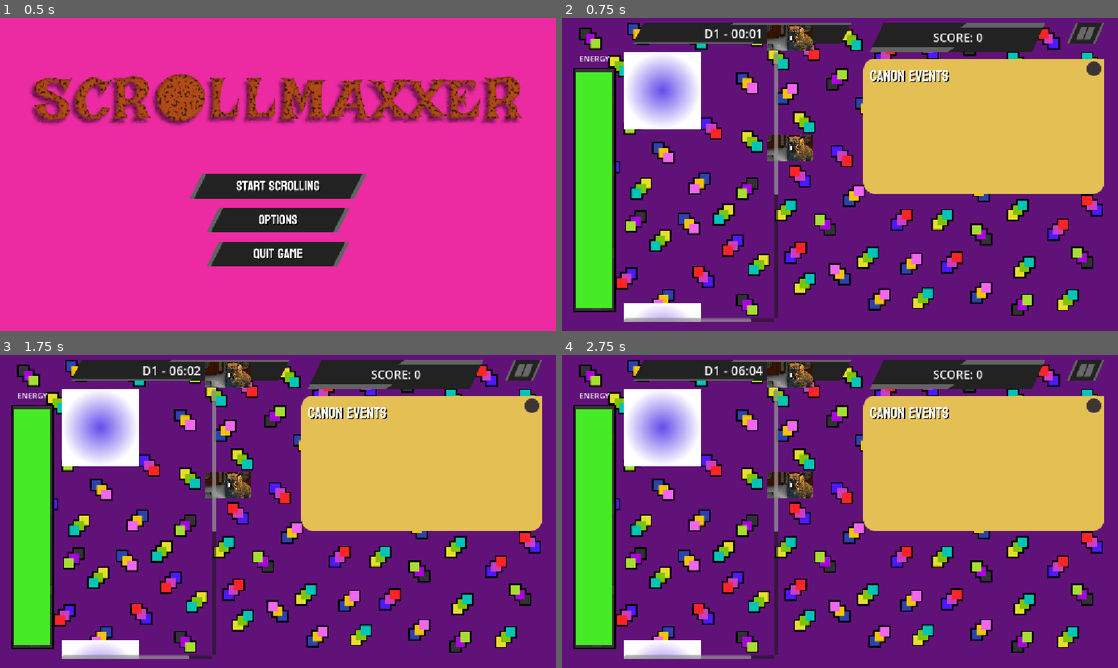
Above: before the commit, frames 1-4 (two rows, left to right).
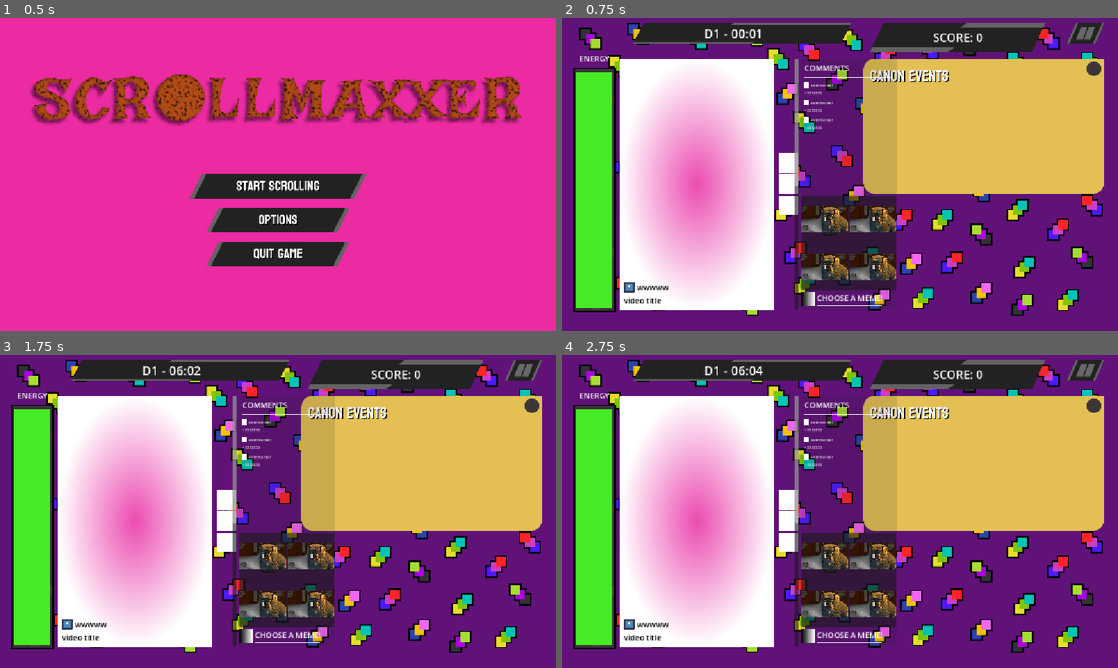
Above: after the commit, the same moments.

Repository: shi-reker/ScrollMaxxer
Game: Godot game, scene res://Scenes/main_menu.tscn
Same seed, same stepped clock (60 frames per second), same inputs: the game is played once before the commit and once after it. The engine's default icon, where the game draws it, is replaced by a stand-in: a white triangle on a blue panel in a dark square.
Inputs (mouse positions are in pixels of both pictures, inside the frame that each line leads up to; where the layout moved, square brackets give the same spot in the first picture):
- Up to frame 1 (0.5 s): no input
- Up to frame 2 (0.75 s): click (840, 187) at 0.5 s
- Up to frame 3 (1.75 s): click (261, 555) [227, 373] at 1.25 s
- Up to frame 4 (2.75 s): click (873, 555) [789, 486] at 2 s

Frame 1 is identical in both runs. In frame 2, 34% of the frame differs, in the area x 10-61%, y 2-98%; in frame 3, 34%; in frame 4, 34%.
Error before the commit: Invalid call. Nonexistent function 'reload_memes' in base 'Nil'. (res://scripts/main/main.gd:107)
Error after the commit: Invalid access to property or key 'name' on a base object of type 'Nil'. (res://scripts/memes/meme_manager.gd:73)

Commit message:
content panel

Diff:
--- a/Scenes/content.tscn
+++ b/Scenes/content.tscn
@@ -1,8 +1,19 @@
 [gd_scene format=3 uid="uid://bc1fpwucmlmhr"]
 
 [ext_resource type="Script" uid="uid://b03rga3wdym70" path="res://scripts/contents/content.gd" id="1_fy1iq"]
-[ext_resource type="Resource" uid="uid://qac03c6nd7sc" path="res://resources/contents/jjk_slander.tres" id="2_wcxcf"]
-[ext_resource type="Texture2D" uid="uid://deijkxq0btwek" path="res://assets/tai_lung_computer.jpg" id="3_7skcx"]
+[ext_resource type="Resource" uid="uid://d1ueg12sba8bk" path="res://resources/contents/blue.tres" id="2_7skcx"]
+[ext_resource type="Texture2D" uid="uid://bdtxubpj2gsv0" path="res://assets/temp_content_sprite.tres" id="3_51eih"]
+[ext_resource type="Texture2D" uid="uid://cki8ckya4n6we" path="res://icon.svg" id="4_7skcx"]
+
+[sub_resource type="StyleBoxFlat" id="StyleBoxFlat_g4v7s"]
+bg_color = Color(0.13333334, 0.13333334, 0.13333334, 0.13333334)
+corner_radius_top_left = 10
+corner_radius_top_right = 10
+corner_radius_bottom_right = 10
+corner_radius_bottom_left = 10
+
+[sub_resource type="LabelSettings" id="LabelSettings_jf8d7"]
+font_color = Color(0, 0, 0, 1)
 
 [node name="Content" type="Control" unique_id=474919709 node_paths=PackedStringArray("sprite")]
 custom_minimum_size = Vector2(370, 520)
@@ -11,17 +22,80 @@
 anchors_preset = 15
 anchor_right = 1.0
 anchor_bottom = 1.0
-offset_right = -832.0
+offset_right = -782.0
 offset_bottom = -88.0
 grow_horizontal = 2
 grow_vertical = 2
 script = ExtResource("1_fy1iq")
 sprite = NodePath("TextureRect")
-content_stats = ExtResource("2_wcxcf")
+content_stats = ExtResource("2_7skcx")
+
+[node name="Panel" type="Panel" parent="." unique_id=777585480]
+custom_maximum_size = Vector2(-1, 0)
+layout_mode = 1
+anchors_preset = 15
+anchor_right = 1.0
+anchor_bottom = 1.0
+grow_horizontal = 2
+grow_vertical = 2
+theme_override_styles/panel = SubResource("StyleBoxFlat_g4v7s")
 
 [node name="TextureRect" type="TextureRect" parent="." unique_id=616836054]
-layout_mode = 0
-offset_right = 40.0
-offset_bottom = 40.0
-scale = Vector2(0.16666667, 0.16666667)
-texture = ExtResource("3_7skcx")
+layout_mode = 1
+anchors_preset = 9
+anchor_bottom = 1.0
+offset_right = 320.0
+grow_vertical = 2
+texture = ExtResource("3_51eih")
+
+[node name="HBoxContainer" type="HBoxContainer" parent="." unique_id=426759513]
+layout_mode = 1
+offset_right = 368.0
+offset_bottom = 520.0
+theme_override_constants/separation = 10
+
+[node name="MarginContainer" type="MarginContainer" parent="HBoxContainer" unique_id=961081987]
+custom_minimum_size = Vector2(320, 520)
+layout_mode = 2
+theme_override_constants/margin_left = 8
+theme_override_constants/margin_top = 8
+theme_override_constants/margin_right = 8
+theme_override_constants/margin_bottom = 8
+
+[node name="VBoxContainer" type="VBoxContainer" parent="HBoxContainer/MarginContainer" unique_id=943347557]
+layout_mode = 2
+alignment = 2
+
+[node name="HBoxContainer" type="HBoxContainer" parent="HBoxContainer/MarginContainer/VBoxContainer" unique_id=1352480238]
+layout_mode = 2
+
+[node name="TextureRect" type="TextureRect" parent="HBoxContainer/MarginContainer/VBoxContainer/HBoxContainer" unique_id=202581353]
+layout_mode = 2
+texture = ExtResource("4_7skcx")
+expand_mode = 3
+
+[node name="CreatorLabel" type="Label" parent="HBoxContainer/MarginContainer/VBoxContainer/HBoxContainer" unique_id=1735686028]
+layout_mode = 2
+text = "wwwww"
+label_settings = SubResource("LabelSettings_jf8d7")
+
+[node name="TitleLabel" type="Label" parent="HBoxContainer/MarginContainer/VBoxContainer" unique_id=733594014]
+layout_mode = 2
+text = "video title"
+label_settings = SubResource("LabelSettings_jf8d7")
+
+[node name="ActionIcons" type="VBoxContainer" parent="HBoxContainer" unique_id=1750718540]
+layout_mode = 2
+alignment = 1
+
+[node name="Icon1" type="ColorRect" parent="HBoxContainer/ActionIcons" unique_id=1584218836]
+custom_minimum_size = Vector2(40, 40)
+layout_mode = 2
+
+[node name="Icon2" type="ColorRect" parent="HBoxContainer/ActionIcons" unique_id=1822494534]
+custom_minimum_size = Vector2(40, 40)
+layout_mode = 2
+
+[node name="Icon3" type="ColorRect" parent="HBoxContainer/ActionIcons" unique_id=2080061087]
+custom_minimum_size = Vector2(40, 40)
+layout_mode = 2
--- a/Scenes/main.tscn
+++ b/Scenes/main.tscn
@@ -7,15 +7,14 @@
 [ext_resource type="Texture2D" uid="uid://d1vq3ruqs74m4" path="res://assets/UI/buttons/game UI/pause button idle.png" id="5_h1bgf"]
 [ext_resource type="Texture2D" uid="uid://di3uabyqljvgt" path="res://assets/UI/buttons/game UI/pause button pressed.png" id="6_b3802"]
 [ext_resource type="Texture2D" uid="uid://cjb4qg6p1b7k1" path="res://assets/UI/buttons/game UI/pause button hover.png" id="7_fevyy"]
-[ext_resource type="Script" uid="uid://c8h8apjpiq1fh" path="res://scripts/memes/meme_manager.gd" id="8_d1ilt"]
-[ext_resource type="PackedScene" uid="uid://kgvldap8jw00" path="res://Scenes/meme.tscn" id="8_hptm8"]
 [ext_resource type="Texture2D" uid="uid://b634dd6vetnnr" path="res://assets/UI/score display.png" id="8_ynf5e"]
 [ext_resource type="Script" uid="uid://bw55cdb4lj6vm" path="res://scripts/tasks/task_spawner.gd" id="9_jkdf5"]
 [ext_resource type="Script" uid="uid://dkuffagidpvdc" path="res://scripts/contents/content_manager.gd" id="10_6iyac"]
 [ext_resource type="PackedScene" uid="uid://bc1fpwucmlmhr" path="res://Scenes/content.tscn" id="11_6iyac"]
-[ext_resource type="Resource" uid="uid://bktowvqqbshal" path="res://resources/memes/normie/dislike/tai_lung.tres" id="12_k12tt"]
+[ext_resource type="PackedScene" uid="uid://b0umvwur1iyax" path="res://Scenes/comments_panel.tscn" id="14_fevyy"]
 [ext_resource type="Resource" uid="uid://b8pnb3p3bgk35" path="res://resources/contents/cat_vet.tres" id="15_h1bgf"]
 [ext_resource type="Texture2D" uid="uid://cio0vle2etfd2" path="res://assets/UI/energy bar empty.png" id="16_k12tt"]
+[ext_resource type="Texture2D" uid="uid://cki8ckya4n6we" path="res://icon.svg" id="16_pdsj5"]
 [ext_resource type="Texture2D" uid="uid://bnk3bijegpm7t" path="res://assets/UI/energy bar fill.png" id="17_h1bgf"]
 [ext_resource type="Script" uid="uid://c1o0exdrug8nc" path="res://scripts/energy_bar.gd" id="18_hibaj"]
 [ext_resource type="Script" uid="uid://bca1gqk2wtdgm" path="res://scripts/effect_manager.gd" id="19_fevyy"]
@@ -37,9 +36,9 @@
 
 [node name="Main" type="Node2D" unique_id=1606289912 node_paths=PackedStringArray("cur_content", "content_manager", "meme_manager", "clock", "energyBar", "combo_counter", "effect_manager", "pause", "scoreBoard", "to_do_list")]
 script = ExtResource("1_fdnlq")
-cur_content = NodePath("BG layer/UI layer/ContentManager/ContentList/Content")
-content_manager = NodePath("BG layer/UI layer/ContentManager")
-meme_manager = NodePath("BG layer/UI layer/MemeManager")
+cur_content = NodePath("BG layer/UI layer/DevicePanel/ContentPanel/ContentList/Content")
+content_manager = NodePath("BG layer/UI layer/DevicePanel/ContentPanel")
+meme_manager = NodePath("BG layer/UI layer/DevicePanel/MemePanel/MarginContainer2/VBoxContainer/PanelContainer/MemeManager")
 clock = NodePath("BG layer/UI layer/TimeCounter/Date&TimeText")
 energyBar = NodePath("BG layer/UI layer/EnergyBar")
 combo_counter = NodePath("BG layer/UI layer/ComboCounter")
@@ -164,60 +163,43 @@
 layout_mode = 2
 theme_override_constants/separation = 5
 
-[node name="MemeManager" type="VBoxContainer" parent="BG layer/UI layer" unique_id=589829460]
-anchors_preset = -1
-anchor_left = 0.41
-anchor_top = 0.24
-anchor_right = 0.41
-anchor_bottom = 0.24
-offset_left = -20.0
-offset_top = -20.0
-offset_right = 20.0
-offset_bottom = 20.0
-grow_horizontal = 2
-grow_vertical = 2
-theme_override_constants/separation = 133
-script = ExtResource("8_d1ilt")
-
-[node name="Meme" parent="BG layer/UI layer/MemeManager" unique_id=1212883254 instance=ExtResource("8_hptm8")]
-layout_mode = 2
-
-[node name="Meme2" parent="BG layer/UI layer/MemeManager" unique_id=538493188 instance=ExtResource("8_hptm8")]
-layout_mode = 2
-meme_stats = ExtResource("12_k12tt")
-
-[node name="ContentManager" type="ScrollContainer" parent="BG layer/UI layer" unique_id=1965992437 node_paths=PackedStringArray("content1", "content2")]
-custom_minimum_size = Vector2(320, 560)
-custom_maximum_size = Vector2(320, 560)
-anchors_preset = -1
-anchor_left = 0.25
-anchor_top = 0.54
-anchor_right = 0.25
-anchor_bottom = 0.54
-grow_horizontal = 2
-grow_vertical = 2
-size_flags_horizontal = 6
-size_flags_vertical = 6
+[node name="DevicePanel" type="HBoxContainer" parent="BG layer/UI layer" unique_id=1990654489]
+offset_left = 120.0
+offset_top = 84.0
+offset_right = 120.0
+offset_bottom = 84.0
+
+[node name="ContentPanel" type="ScrollContainer" parent="BG layer/UI layer/DevicePanel" unique_id=1965992437 node_paths=PackedStringArray("content1", "content2")]
+custom_minimum_size = Vector2(370, 520)
+layout_mode = 2
 script = ExtResource("10_6iyac")
 content1 = NodePath("ContentList/Content")
 content2 = NodePath("ContentList/Content2")
 
-[node name="ContentList" type="VBoxContainer" parent="BG layer/UI layer/ContentManager" unique_id=1136474206]
+[node name="ContentList" type="VBoxContainer" parent="BG layer/UI layer/DevicePanel/ContentPanel" unique_id=1136474206]
 layout_mode = 2
 size_flags_horizontal = 6
 size_flags_vertical = 6
 theme_override_constants/separation = 0
 
-[node name="Content" parent="BG layer/UI layer/ContentManager/ContentList" unique_id=474919709 instance=ExtResource("11_6iyac")]
+[node name="Content" parent="BG layer/UI layer/DevicePanel/ContentPanel/ContentList" unique_id=474919709 instance=ExtResource("11_6iyac")]
 layout_mode = 2
 size_flags_horizontal = 4
 size_flags_vertical = 4
+max_y = 560
 content_stats = ExtResource("15_h1bgf")
 
-[node name="Content2" parent="BG layer/UI layer/ContentManager/ContentList" unique_id=24824554 instance=ExtResource("11_6iyac")]
+[node name="TextureRect" parent="BG layer/UI layer/DevicePanel/ContentPanel/ContentList/Content" index="1" unique_id=616836054]
+texture = ExtResource("16_pdsj5")
+
+[node name="Content2" parent="BG layer/UI layer/DevicePanel/ContentPanel/ContentList" unique_id=24824554 instance=ExtResource("11_6iyac")]
 layout_mode = 2
 size_flags_horizontal = 4
 size_flags_vertical = 4
+max_y = 560
+
+[node name="MemePanel" parent="BG layer/UI layer/DevicePanel" unique_id=321387236 instance=ExtResource("14_fevyy")]
+layout_mode = 2
 
 [node name="EnergyBar" type="TextureProgressBar" parent="BG layer/UI layer" unique_id=1382169033]
 anchors_preset = -1
@@ -259,5 +241,8 @@
 script = ExtResource("19_fevyy")
 
 [connection signal="pressed" from="BG layer/UI layer/PauseButton" to="." method="_on_pause_button_pressed"]
-[connection signal="meme_selected" from="BG layer/UI layer/MemeManager" to="." method="_on_meme_manager_meme_selected"]
-[connection signal="scrolled" from="BG layer/UI layer/ContentManager" to="." method="_on_content_manager_scrolled"]
+[connection signal="scrolled" from="BG layer/UI layer/DevicePanel/ContentPanel" to="." method="_on_content_manager_scrolled"]
+[connection signal="meme_selected" from="BG layer/UI layer/DevicePanel/MemePanel/MarginContainer2/VBoxContainer/PanelContainer/MemeManager" to="." method="_on_meme_manager_meme_selected"]
+
+[editable path="BG layer/UI layer/DevicePanel/ContentPanel/ContentList/Content"]
+[editable path="BG layer/UI layer/DevicePanel/MemePanel"]
